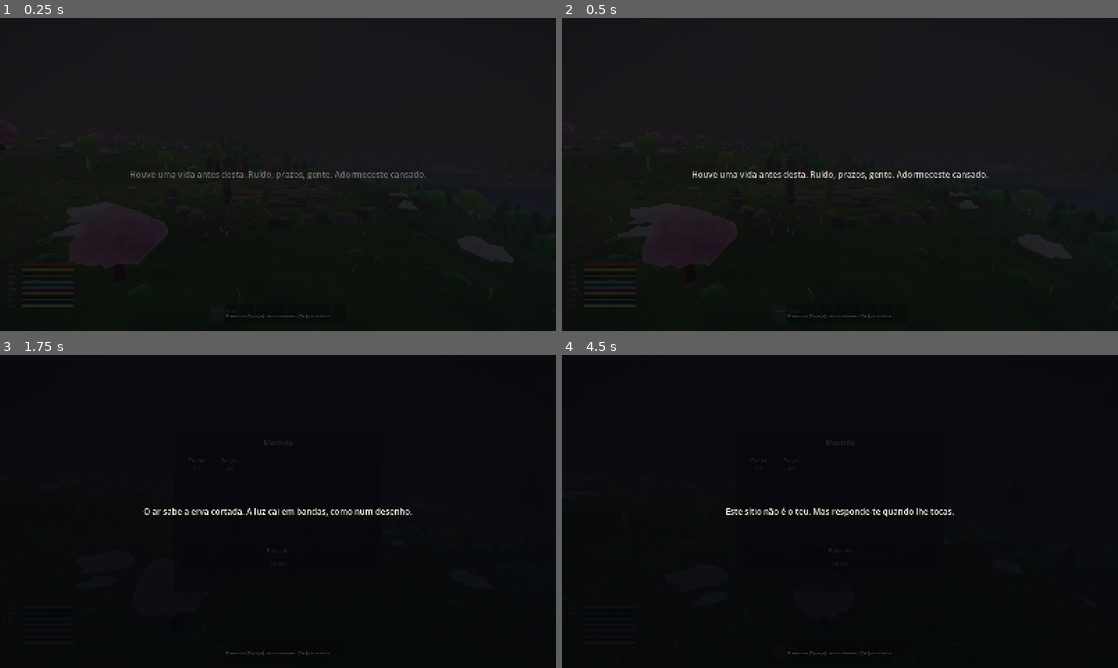
Above: before the commit, frames 1-4 (two rows, left to right).
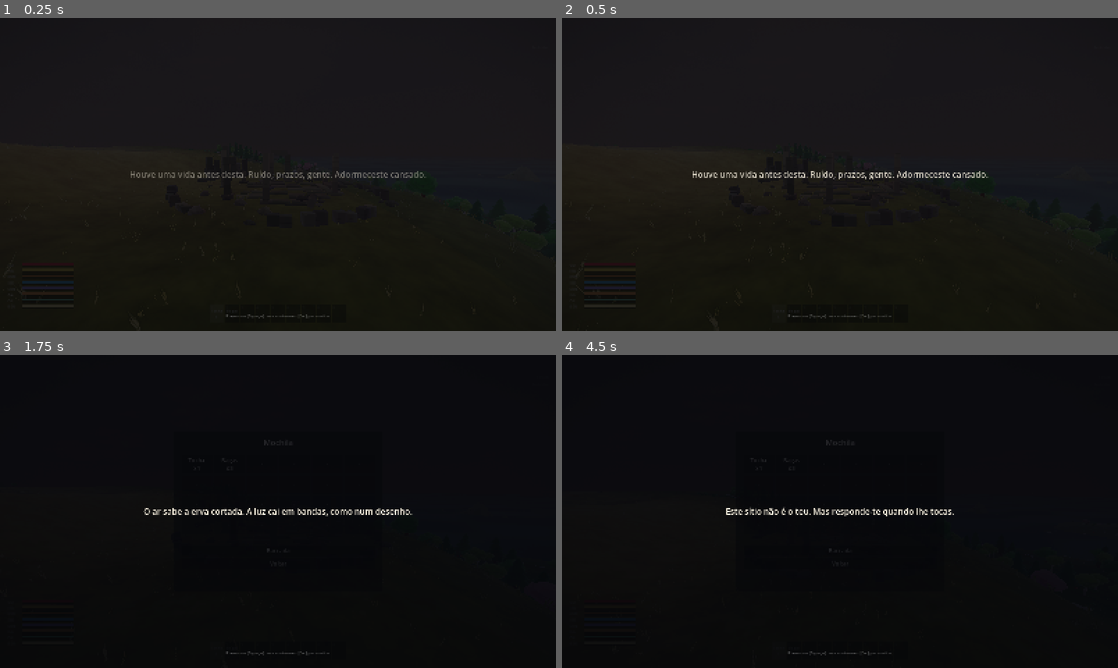
Above: after the commit, the same moments.

Repository: edmundo738/Blessed
Game: Godot game, scene res://scenes/main.tscn
Same seed, same stepped clock (60 frames per second), same inputs: the game is played once before the commit and once after it.
Inputs (mouse positions are in pixels of both pictures, inside the frame that each line leads up to):
- Up to frame 1 (0.25 s): no input
- Up to frame 2 (0.5 s): no input
- Up to frame 3 (1.75 s): tap Enter at 0.5 s; move the mouse to (400, 495) at 0.52 s; hold E (lean_right) 0.53-1.25 s; hold Tab (bag) 0.53-1.25 s; click (400, 495) at 0.67 s; tap Space (jump) at 0.77 s; click "Tocha x1" at 1.25 s
- Up to frame 4 (4.5 s): click "Bagas x3" at 2 s; click "Bancada" at 2.75 s; click "Voltar" at 3.5 s; tap Space (jump) at 4.25 s; move the mouse to (728, 527) at 4.27 s; hold S (move_back) from 4.28 s (still down); tap B (build) at 4.35 s

The runs differ from the first frame. In frame 1, less than 0.1% of the frame differs, in the area x 13-74%, y 59-100%; in frame 2, less than 0.1%, in the area x 10-74%, y 59-99%; in frame 3, less than 0.1%; in frame 4, less than 0.1%.
Error in both runs: Invalid access to property or key 'quality' on a base object of type 'Node (game.gd)'. (res://scripts/world/ambient_fx.gd:49)

Commit message:
feat(terreno): super-geração — domain warping + erosion (MC 1.18), biomas por temperatura/humidade (deserto/badlands/savana/terra), mais amplitude e variação
Co-authored-by: arena-agent <297053741+arena-agent@users.noreply.github.com>

Diff:
--- a/scripts/world/species.gd
+++ b/scripts/world/species.gd
@@ -299,6 +299,10 @@
 		Terrain.B_ROCK: return 0.25
 		Terrain.B_SNOW: return 0.35
 		Terrain.B_SAND: return 0.05
+		Terrain.B_DESERT: return 0.04
+		Terrain.B_BADLANDS: return 0.02
+		Terrain.B_SAVANNA: return 0.6
+		Terrain.B_DIRT: return 0.1
 	return 0.2
 
 
@@ -312,4 +316,8 @@
 		Terrain.B_ROCK: return 0.08
 		Terrain.B_SNOW: return 0.05
 		Terrain.B_SAND: return 0.04
+		Terrain.B_DESERT: return 0.06
+		Terrain.B_BADLANDS: return 0.03
+		Terrain.B_SAVANNA: return 0.40
+		Terrain.B_DIRT: return 0.12
 	return 0.2
--- a/scripts/world/terrain.gd
+++ b/scripts/world/terrain.gd
@@ -25,7 +25,11 @@
 const B_ROCK := 4
 const B_SNOW := 5
 const B_MARSH := 6
-const BIOME_COUNT := 7
+const B_DESERT := 7
+const B_BADLANDS := 8
+const B_SAVANNA := 9
+const B_DIRT := 10
+const BIOME_COUNT := 11
 
 ## Paleta anime: cores saturadas e limpas, sem texturas.
 const BIOME_COLOR := [
@@ -36,6 +40,10 @@
 	Color(0.46, 0.45, 0.47),  # rocha
 	Color(0.86, 0.89, 0.94),  # neve
 	Color(0.27, 0.43, 0.32),  # pântano
+	Color(0.87, 0.75, 0.47),  # deserto (dunas)
+	Color(0.71, 0.39, 0.21),  # badlands (laranja ferrugem)
+	Color(0.60, 0.56, 0.27),  # savana (erva seca)
+	Color(0.40, 0.30, 0.21),  # terra nua
 ]
 
 ## Posição da aldeia (definida em relação ao spawn).
@@ -52,6 +60,8 @@
 var n_grove: FastNoiseLite
 var n_river: FastNoiseLite
 var n_tint: FastNoiseLite
+var n_warp: FastNoiseLite
+var n_erosion: FastNoiseLite
 
 
 func _init(p_seed: int = 1) -> void:
@@ -66,6 +76,8 @@
 	n_grove = _noise(FastNoiseLite.TYPE_SIMPLEX, 0.0062, 2, 0.5, 2.0, p_seed + 7)
 	n_river = _noise(FastNoiseLite.TYPE_SIMPLEX, 0.0026, 4, 0.5, 2.4, p_seed + 8)
 	n_tint = _noise(FastNoiseLite.TYPE_PERLIN, 0.09, 2, 0.5, 2.0, p_seed + 9)
+	n_warp = _noise(FastNoiseLite.TYPE_SIMPLEX, 0.0009, 2, 0.5, 2.0, p_seed + 10)
+	n_erosion = _noise(FastNoiseLite.TYPE_SIMPLEX, 0.0019, 3, 0.5, 2.0, p_seed + 11)
 
 
 func _noise(t: FastNoiseLite.NoiseType, freq: float, oct: int, gain: float,
@@ -105,15 +117,24 @@
 
 ## Terreno "cru", sem rio/caminho/aldeia.
 func _land(x: float, z: float, detail: bool = true) -> float:
-	var c := n_continent.get_noise_2d(x, z)
-	# média positiva: queremos um mundo maioritariamente acima do mar,
-	# com lagos e rios nos vales (e não um oceano com ilhas).
-	var h := c * 21.0 + 7.0
-	var m := clampf((n_mask.get_noise_2d(x, z) + 0.18) * 1.5, 0.0, 1.0)
-	var ridge := clampf(n_mountain.get_noise_2d(x, z), 0.0, 1.0)
-	h += pow(ridge, 2.3) * 96.0 * m * m
+	# DOMAIN WARPING: desloca as coordenadas com um ruído antes de amostrar =>
+	# formas orgânicas e menos repetitivas (técnica dos terrenos AAA).
+	var wx := n_warp.get_noise_2d(x, z) * 70.0
+	var wz := n_warp.get_noise_2d(x + 311.7, z - 177.3) * 70.0
+	var c := n_continent.get_noise_2d(x + wx, z + wz)
+	# média positiva: mundo maioritariamente acima do mar, com lagos nos vales.
+	var h := c * 24.0 + 6.0
+	# EROSION: 0 = escarpado/montanhoso, 1 = plano/suave (estilo Minecraft 1.18).
+	var er := clampf(n_erosion.get_noise_2d(x, z) * 0.5 + 0.5, 0.0, 1.0)
+	var m := clampf((n_mask.get_noise_2d(x + wx, z + wz) + 0.18) * 1.5, 0.0, 1.0)
+	var ridge := clampf(n_mountain.get_noise_2d(x + wx, z + wz), 0.0, 1.0)
+	# montanhas mais dramáticas onde a erosão é baixa
+	var mount_amp := 118.0 * (1.0 - er * 0.72)
+	h += pow(ridge, 2.2) * mount_amp * m * m
+	# onde a erosão é alta, puxa para colinas suaves
+	h = lerpf(h, c * 14.0 + 5.0, er * 0.35)
 	if detail:
-		h += n_detail.get_noise_2d(x, z) * 1.7
+		h += n_detail.get_noise_2d(x, z) * (1.2 + (1.0 - er) * 1.6)
 	else:
 		h += n_detail.get_noise_2d(x, z) * 0.45
 	return h
@@ -177,21 +198,33 @@
 	var moist := n_moist.get_noise_2d(x, z)
 	var temp := n_temp.get_noise_2d(x, z) - h * 0.0055
 	var above := h - SEA_LEVEL
+	# clima normalizado 0..1 — t: 0 frio, 1 quente; m: 0 seco, 1 húmido
+	var t := clampf(temp * 1.3 + 0.5, 0.0, 1.0)
+	var m := clampf(moist * 1.3 + 0.5, 0.0, 1.0)
+	var grove_n := n_grove.get_noise_2d(x, z)
+	var tint_n := n_tint.get_noise_2d(x, z)
+	var flat := 1.0 - _smooth(0.40, 0.70, sl)   # biomas de superfície só em terreno plano
 
 	for i in BIOME_COUNT:
 		out[i] = 0.0
 
-	# Os limiares abaixo foram calibrados contra os quantis reais dos ruídos
-	# (ver tools/): humidade p50=0.0 p90=0.42, bosque p75=0.29, declive p90=0.61.
-	out[B_SNOW] = _smooth(28.0, 46.0, h) * 1.3 + _smooth(0.44, 0.64, -temp) * 0.7
+	# altitude / declive (independentes do clima)
+	out[B_SAND] = 1.0 - _smooth(-0.3, 1.8, above)
+	out[B_SNOW] = _smooth(28.0, 46.0, h) * 1.3 + _smooth(0.34, 0.10, t) * 0.7
 	out[B_ROCK] = _smooth(0.34, 0.66, sl) * 1.5 + _smooth(22.0, 34.0, h) * 0.5
-	out[B_SAND] = 1.0 - _smooth(-0.3, 1.8, above)
-	out[B_MARSH] = _smooth(0.32, 0.52, moist) * (1.0 - _smooth(1.0, 3.0, above)) * 1.6
-	out[B_GROVE] = _smooth(0.20, 0.42, n_grove.get_noise_2d(x, z)) \
-		* _smooth(0.00, 0.30, moist) * (1.0 - _smooth(6.0, 22.0, h)) * 1.8
-	out[B_FOREST] = _smooth(-0.02, 0.16, moist) * (1.0 - _smooth(0.36, 0.56, moist)) \
-		* (1.0 - _smooth(14.0, 30.0, h)) * 1.7
-	out[B_MEADOW] = 1.0
+
+	# clima (Whittaker): quente+seco => deserto/badlands; quente+médio => savana;
+	# húmido => floresta/pântano; temperado => prado; seco+temperado => terra nua.
+	out[B_MARSH] = _smooth(0.62, 0.82, m) * (1.0 - _smooth(1.0, 3.0, above)) * 1.7
+	out[B_DESERT] = _smooth(0.60, 0.80, t) * (1.0 - _smooth(0.34, 0.54, m)) * flat * 1.7
+	out[B_BADLANDS] = _smooth(0.68, 0.88, t) * (1.0 - _smooth(0.20, 0.40, m)) \
+		* _smooth(0.10, 0.40, grove_n) * flat * 1.6
+	out[B_SAVANNA] = _smooth(0.52, 0.72, t) * _smooth(0.30, 0.48, m) * (1.0 - _smooth(0.52, 0.70, m)) * flat * 1.5
+	out[B_DIRT] = (1.0 - _smooth(0.40, 0.60, m)) * _smooth(0.36, 0.56, t) * _smooth(0.15, 0.45, tint_n) * flat * 1.1
+	out[B_GROVE] = _smooth(0.20, 0.42, grove_n) * _smooth(0.48, 0.68, m) * (1.0 - _smooth(6.0, 22.0, h)) * 1.6
+	out[B_FOREST] = _smooth(0.56, 0.76, m) * _smooth(0.28, 0.56, t) * (1.0 - _smooth(14.0, 30.0, h)) * 1.8
+	# prado: base, mas suprimido em clima quente+seco (para o deserto/savana lerem bem)
+	out[B_MEADOW] = 1.0 - 0.72 * _smooth(0.58, 0.84, t) * (1.0 - _smooth(0.30, 0.52, m))
 
 	var total := 0.0
 	for i in BIOME_COUNT:
